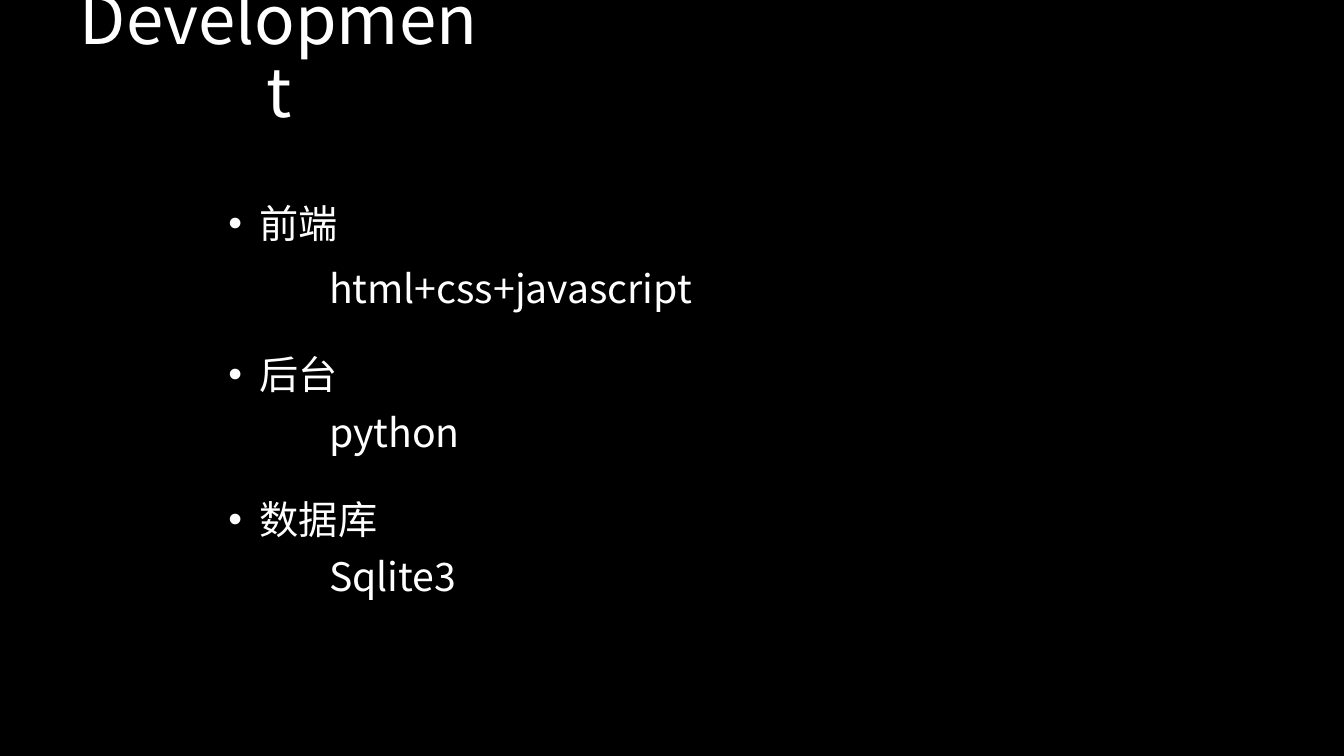
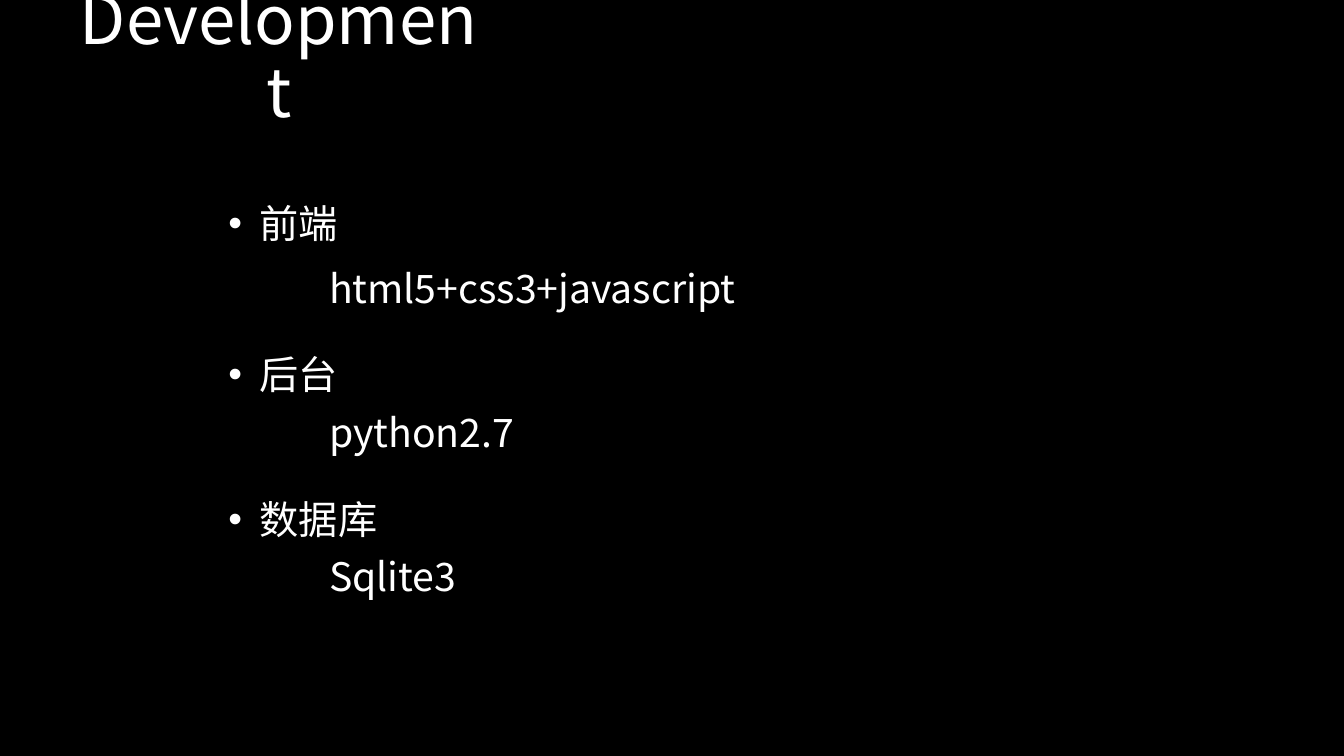
Before and after one commit to zhanglun/TeamCoop, a slide deck: slide 4 of Teamcoop宣讲稿.pptx. Drawn at 1344x756 pixels with LibreOffice and Linux fonts; fonts in the diff are those of the drawing. Boxes give left, top, right and bottom in pixels: in the first picture for what was removed or moved away, otherwise in the second. Text is boxed around its words. In the diff, an @@ line names an element or a change of style, - is before the commit and + after.

Commit message:
modify ppt

```diff
--- a/Teamcoop宣讲稿.pptx
+++ b/Teamcoop宣讲稿.pptx
@@ text at [329, 271, 735, 313]: text changed @@
-html+css+javascript
+html5+css3+javascript
@@ text at [329, 415, 514, 456]: text changed @@
-python
+python2.7
```
